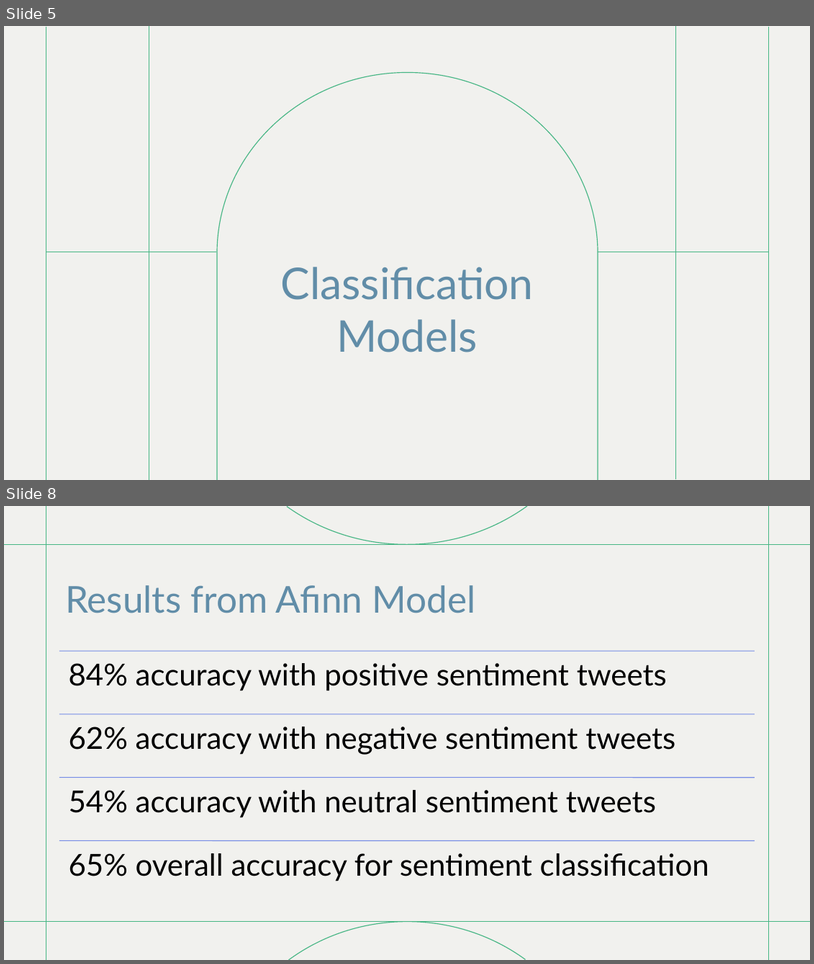
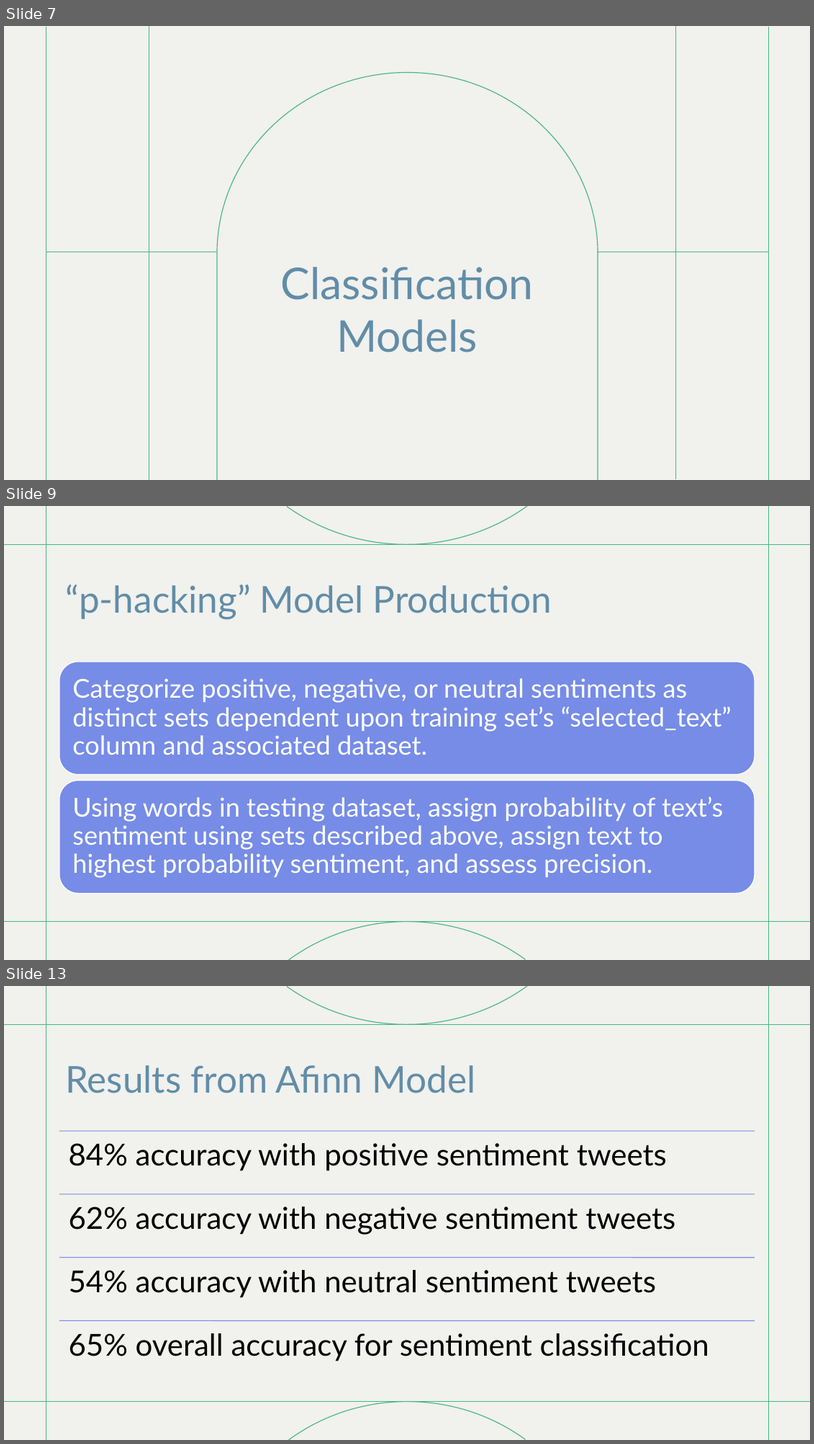
Before and after one commit to bethelike98/ENTITY-Final-Project, a slide deck: Presentation/DS Final Project Presentation.pptx. Shown one above the other, each under a label of ours: slides 5 and 8 before the commit, slides 7, 9 and 13 after it; the slides between them are not shown. The pictures are 814x964 and 814x1444 pixels, drawn with LibreOffice and Linux fonts; fonts in the diff are those of the drawing. Boxes give left, top, right and bottom in pixels: in the first picture for what was removed or moved away, otherwise in the second. Text is boxed around its words. In the diff, an @@ line names an element or a change of style, - is before the commit and + after.

```diff
--- a/Presentation/DS Final Project Presentation.pptx
+++ b/Presentation/DS Final Project Presentation.pptx
@@ slide 9 added at bbox=[4, 506, 810, 960], background #FFFFFF; not listed: 7 template elements that a slide beside it also shows @@
@@ title added at bbox=[65, 584, 552, 620], 44 pt, text #618DA8 @@
+“p-hacking” Model Production
@@ group added at bbox=[59, 662, 756, 893]: 2 rounded rectangles, 2 texts @@
+Categorize positive, negative, or neutral sentiments as distinct sets dependent upon training set’s “selected_text” column and associated dataset.
+Using words in testing dataset, assign probability of text’s sentiment using sets described above, assign text to highest probability sentiment, and assess precision.
@@ what was slide 5 is now slide 7 @@
@@ what was slide 8 is now slide 13 @@
```
Also in this commit, not shown: 5 slides changed, 6 other slides added.
